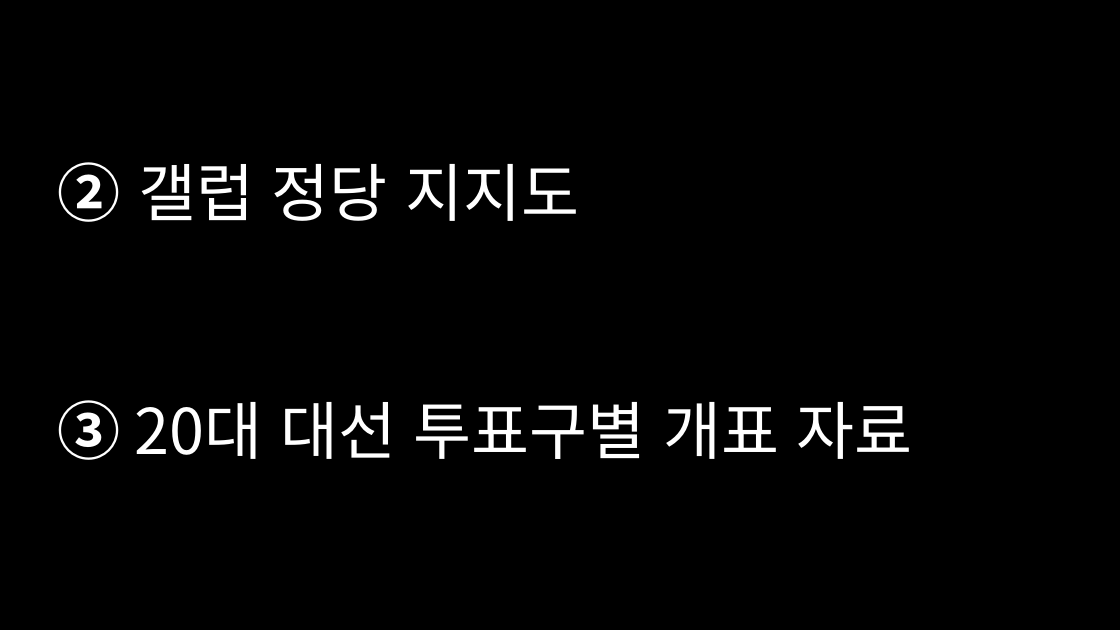
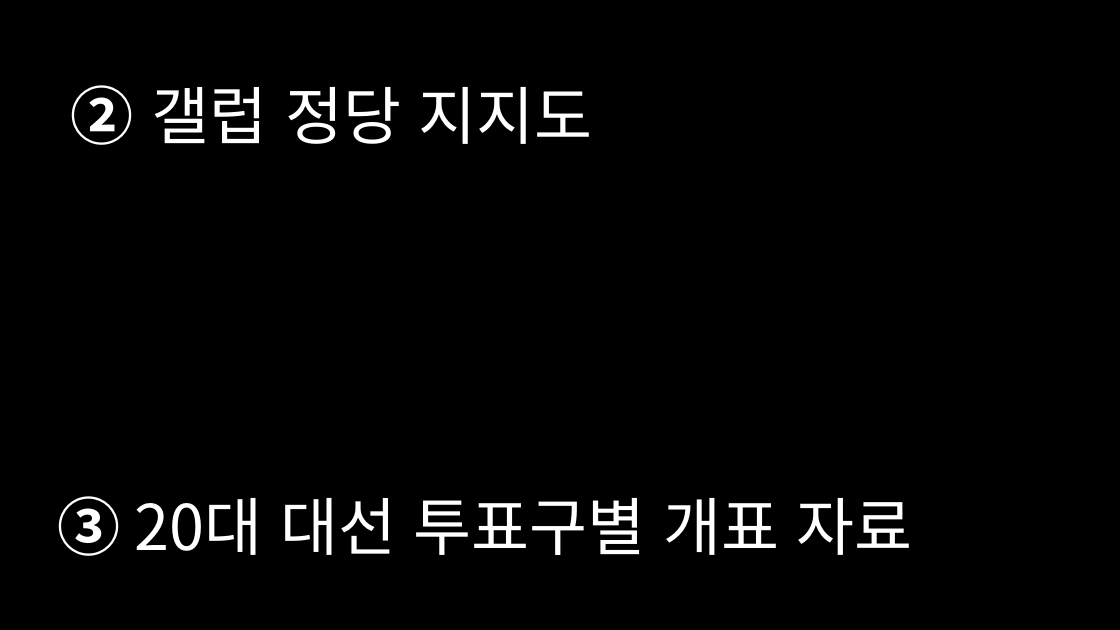
Before and after one commit to dschloe/streamlit-election-analysis, a slide deck: slide 13 of 프레젠테이션1.pptx. Drawn at 1120x630 pixels with LibreOffice and Linux fonts; fonts in the diff are those of the drawing. Boxes give left, top, right and bottom in pixels: in the first picture for what was removed or moved away, otherwise in the second. Text is boxed around its words. In the diff, an @@ line names an element or a change of style, - is before the commit and + after.

```diff
--- a/프레젠테이션1.pptx
+++ b/프레젠테이션1.pptx
@@ text "② 갤럽 정당 지지도": place and size @@
-text "② 갤럽 정당 지지도" at [57, 162, 579, 222]
+text "② 갤럽 정당 지지도" at [71, 85, 593, 145]
@@ text "③ 20대 대선 투표구별 개표 ...": place and size @@
-text "③ 20대 대선 투표구별 개표 ..." at [57, 400, 913, 460]
+text "③ 20대 대선 투표구별 개표 ..." at [57, 496, 913, 556]
```
Also in this commit, not shown: 2 other slides changed, 2 slides added, 13 other files.
